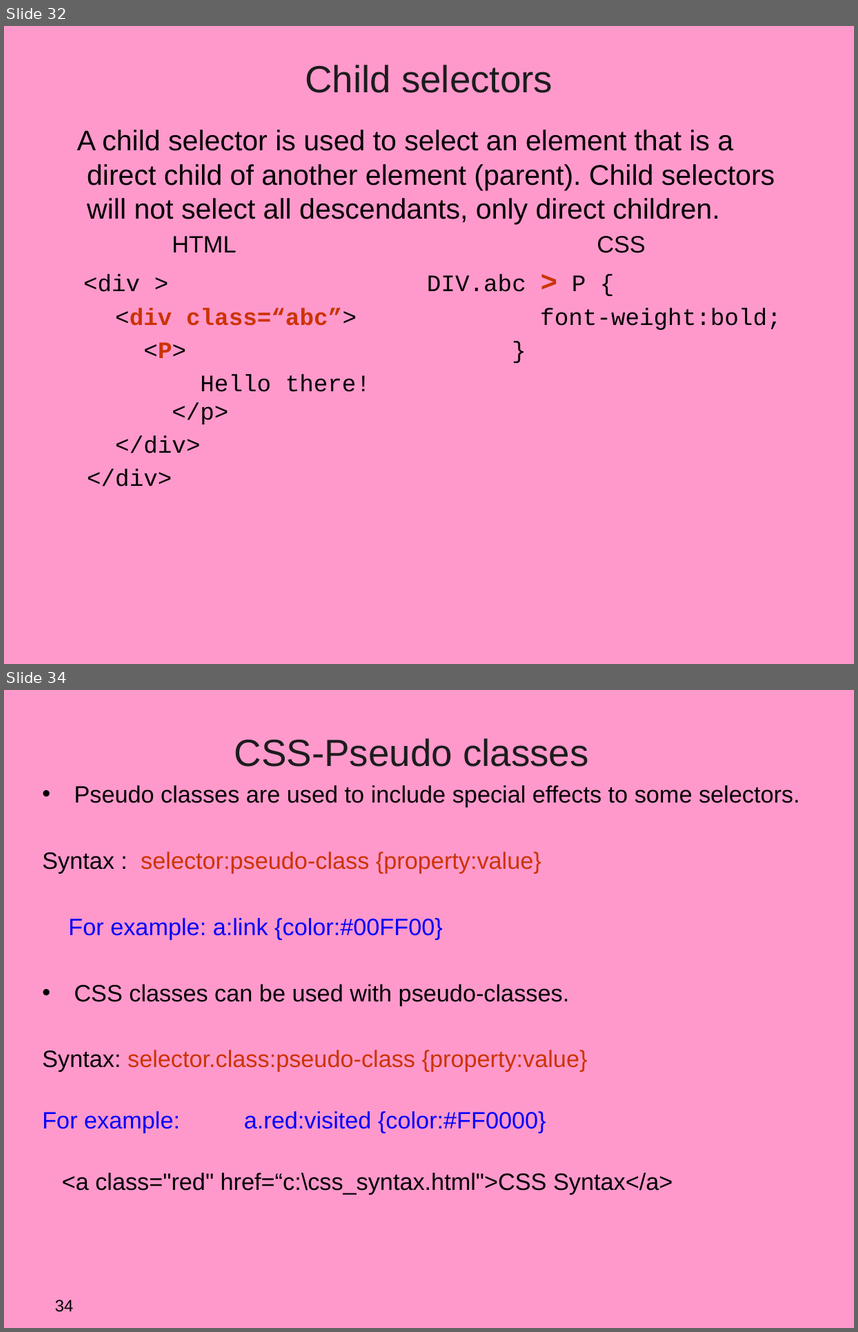
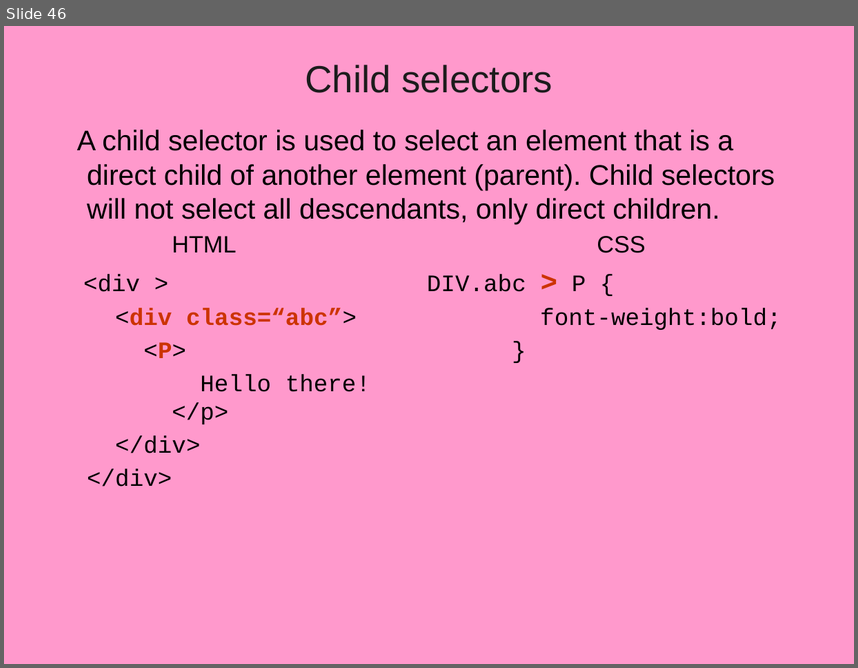
Before and after one commit to vatsanTraining/ui_june_2024, a slide deck: CSS_2024.pptx. Shown one above the other, each under a label of ours: slides 32 and 34 before the commit, slide 46 after it; the slides between them are not shown. The pictures are 858x1332 and 858x668 pixels, drawn with LibreOffice and Linux fonts; fonts in the diff are those of the drawing; background and template pictures are left out. Boxes give left, top, right and bottom in pixels: in the first picture for what was removed or moved away, otherwise in the second. Text is boxed around its words. In the diff, an @@ line names an element or a change of style, - is before the commit and + after.

```diff
--- a/CSS_2024.pptx
+++ b/CSS_2024.pptx
@@ slide 34 removed at (4, 690, 854, 1328), background picture (left out) @@
@@ title removed at (234, 738, 589, 767) @@
-CSS-Pseudo classes
@@ text removed at (42, 785, 800, 1194) @@
-• Pseudo classes are used to include special effects to some selectors.
-Syntax : selector:pseudo-class {property:value}
-For example: a:link {color:#00FF00}
-• CSS classes can be used with pseudo-classes.
-Syntax: selector.class:pseudo-class {property:value}
-For example: a.red:visited {color:#FF0000}
-<a class="red" href=“c:\css_syntax.html">CSS Syntax</a>
@@ page number removed at (55, 1299, 74, 1312) @@
-34
@@ what was slide 32 is now slide 46 @@
```
Also in this commit, not shown: 3 slides changed, 8 slides added, 5 other slides removed, 24 other files.
